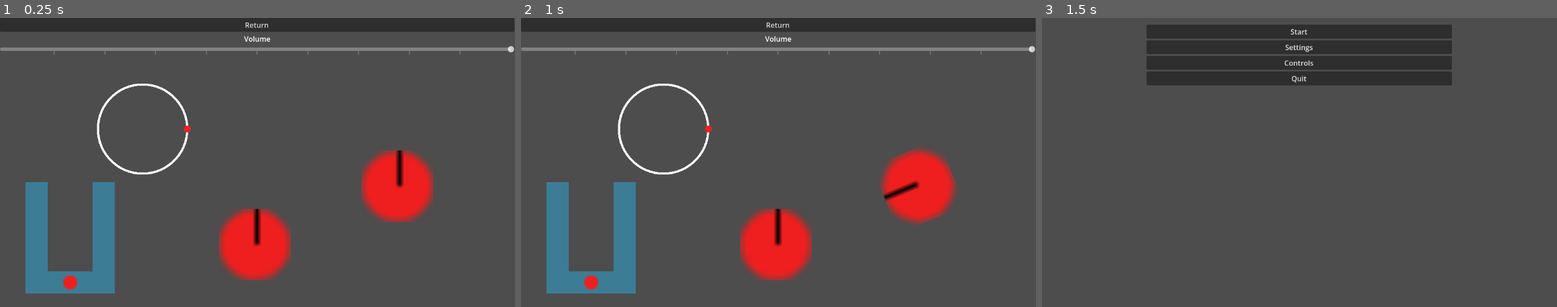
Above: before the commit, frames 1-3 (left to right).
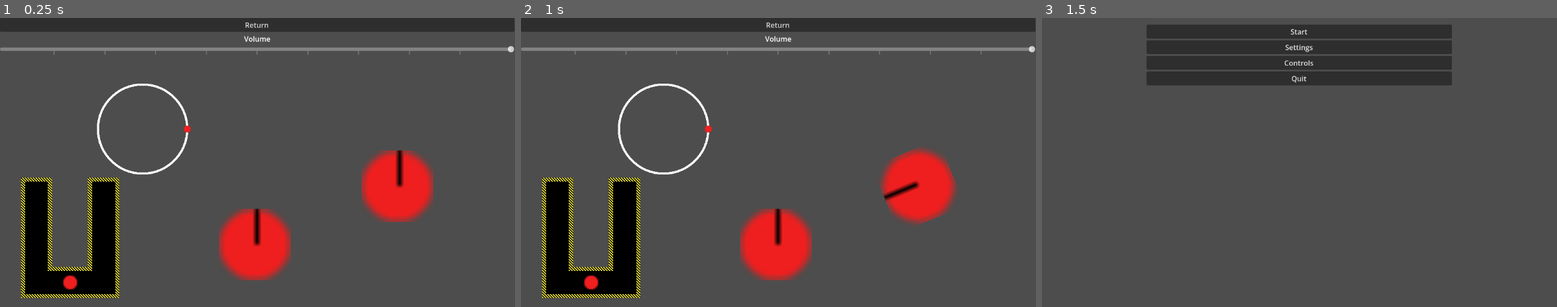
Above: after the commit, the same moments.

Repository: acidmath/DialIt
Game: Godot game, scene res://settings_menu.tscn
Same seed, same stepped clock (60 frames per second), same inputs: the game is played once before the commit and once after it. This scene is started directly instead of the project's main scene. Sound files missing from this copy of the repository are replaced by a short silence.
Inputs (mouse positions are in pixels of both pictures, inside the frame that each line leads up to):
- Up to frame 1 (0.25 s): no input
- Up to frame 2 (1 s): tap Enter at 0.5 s; drag from (773, 243) to (917, 185) at 0.52 s
- Up to frame 3 (1.5 s): click "Return" at 1.25 s

The runs differ from the first frame. In frame 1, 5.8% of the frame differs, in the area x 4-24%, y 55-97%; in frame 2, 5.8%; in frame 3, nothing differs.

Commit message:
shifter background

Diff:
--- a/controls/shifter_0/shifter_0.tscn
+++ b/controls/shifter_0/shifter_0.tscn
@@ -4,6 +4,7 @@
 [ext_resource type="Script" uid="uid://dunlwuua34xnv" path="res://controls/shifter_0/shifter_0.gd" id="1_lguiq"]
 [ext_resource type="Texture2D" uid="uid://b78fd6iebftpc" path="res://controls/handle_red.png" id="2_4adw8"]
 [ext_resource type="Script" uid="uid://bvhdr5vp24s86" path="res://controls/shifter_0/grab_area.gd" id="2_jdxie"]
+[ext_resource type="Texture2D" uid="uid://buhxwgqss8gy7" path="res://controls/shifter_0/track_sprite.png" id="3_07g8j"]
 
 [sub_resource type="RectangleShape2D" id="RectangleShape2D_lguiq"]
 size = Vector2(200, 50)
@@ -15,6 +16,7 @@
 size = Vector2(50, 200)
 
 [sub_resource type="CircleShape2D" id="CircleShape2D_jdxie"]
+radius = 20.0
 
 [node name="Shifter0" type="Node2D" unique_id=566806642]
 script = ExtResource("1_lguiq")
@@ -22,12 +24,9 @@
 [node name="TrackArea" type="Area2D" parent="." unique_id=586461469]
 script = ExtResource("1_gespa")
 
-[node name="CollisionPolygon2D" type="CollisionPolygon2D" parent="TrackArea" unique_id=29374156]
-polygon = PackedVector2Array(0, 0, 50, 0, 50, -200, 100, -200, 100, 50, -100, 50, -100, -200, -50, -200, -50, 0)
-disabled = true
-
-[node name="Polygon2D" type="Polygon2D" parent="TrackArea/CollisionPolygon2D" unique_id=240601462]
-color = Color(0.2410529, 0.4899804, 0.58812386, 1)
+[node name="Sprite2D" type="Sprite2D" parent="TrackArea" unique_id=1094112557]
+position = Vector2(0, -75)
+texture = ExtResource("3_07g8j")
 
 [node name="CollisionShape2D_Bottom" type="CollisionShape2D" parent="TrackArea" unique_id=605461409]
 position = Vector2(0, 25)
--- a/controls/shifter_0/track_area.gd
+++ b/controls/shifter_0/track_area.gd
@@ -4,12 +4,13 @@
 signal mouse_entered_track
 signal mouse_exited_track
 
-@onready var collision_shape : CollisionPolygon2D = $CollisionPolygon2D
-@onready var drawn_shape : Polygon2D = $CollisionPolygon2D/Polygon2D
+#@onready var collision_shape : CollisionPolygon2D = $CollisionPolygon2D
+#@onready var drawn_shape : Polygon2D = $CollisionPolygon2D/Polygon2D
 
 func _ready() -> void:
-	var collision_polygon : PackedVector2Array = collision_shape.polygon
-	drawn_shape.polygon = collision_polygon
+	#var collision_polygon : PackedVector2Array = collision_shape.polygon
+	#drawn_shape.polygon = collision_polygon
+	pass
 
 func _mouse_enter() -> void:
 	mouse_entered_track.emit()
Not shown: 1 places in controls/shifter_0/shifter_0.tscn that only renumber resources
Binary file added: controls/shifter_0/track_sprite.png
Not shown, added: controls/shifter_0/track_sprite.png.import
